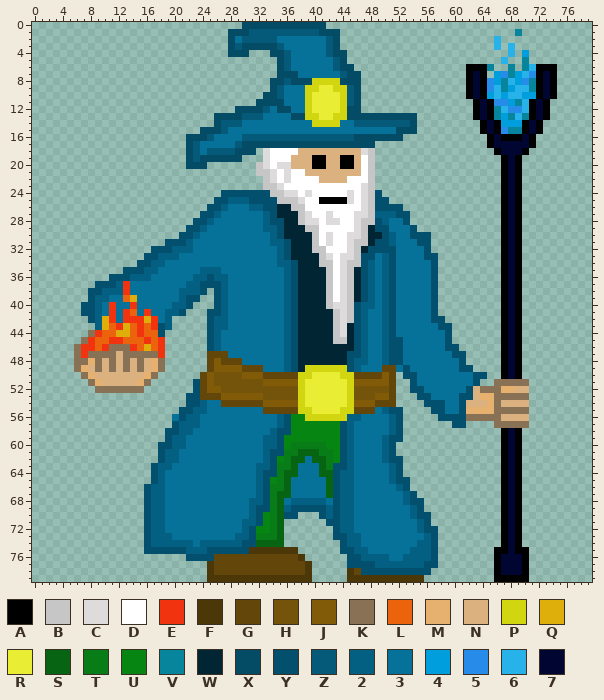
File history of a sprite sheet, Medieval_Warfare/Data/Mage.png. This is how it looked before the edit.
The file is 80x80 pixels. Colours within 5 levels of each other are drawn and written as one.
Palette (. is transparent): A #000000  B #c6c6c6  C #dddbdb  D #ffffff  E #f1340f  F #4c3709  G #62460a  H #74530b  J #815b08  K #897155  L #ec630e  M #e6b06f  N #dbb17f  P #d2d610  Q #deaf0b  R #e9ed34  S #076413  T #087d17  U #078513  V #06859c  W #012532  X #044c66  Y #02506d  Z #065a79  2 #046082  3 #077299  4 #009edc  5 #278ce9  6 #27b2e9  7 #000631
Pixels before, first column x 6:
 0 ........................XXXXXXXXXXXX.................................
 1 ......................XXXZZZZZZZZZZXXX.........................V.....
 2 ......................X3ZZZZZ3333333ZX......................6........
 3 ......................XZXXXXXZ333333ZX......................6.6......
 4 ......................XXX...XXZ33333ZXX.......................6.4....
 5 .............................XZ333333ZX......................6..V....
 6 .............................XZ333333ZXX................AAAV..V.V6AAA
 7 .............................XXX333333ZXX...............A7A.45V465A7A
 8 ............................XXZXXXPPPPXXX...............A7A54V645VA7A
 9 ............................XZ333PPRRPPZX...............A7A56V466VA7A
10 ...........................XXZ333PRRRRPZX...............A7A4646644A7A
11 ..........................XXXX333PRRRRPZX................A7A554V6A7A.
12 .......................XXXXZ3XX33PRRRRPXX................A7AV6556A7A.
13 ....................XXXXZZZ3333XXPPRRPPXXXXXXXXXX........A7AV4V6VA7A.
14 ....................XZZZ3333333333PPPP33ZZZZZZZZX.........A7A444A7A..
15 ..................XXXZ333333333333333333333333XXX.........A7A5VVA7A..
16 ................XXXZ3333ZZZZZZZZZZZZZZZZXXXXXXX............A7AAA7A...
17 ................XZ33333ZXXXXXXXXXXXXXXXXXXX................A77777A...
18 ................XZ3ZZZZXXX.CDDDDNNNNNNNNNCB.................A777A....
19 ................XZXXXXXX...CDDDNNNAANNAANDB..................A7A.....
20 ................XXX.......BCDCCNNNAANNAANDB..................A7A.....
21 ..........................BBCDCDDNNNNNNNNDB..................A7A.....
22 ...........................BCDCDDDDNNNNDDDB..................A7A.....
23 ...........................BBCDDDDDDDDDDDCB..................A7A.....
24 .....................YYYYYYYBBCCDCDDDDDCDCBY.................A7A.....
25 ....................YY222YYYYBBBCDDAAAACDCBYY................A7A.....
26 ...................YY233322YYWWBBDDDDDDDDCBYYYY..............A7A.....
27 ..................YY23333332YWWWBCDDCDDDCCB222YY.............A7A.....
28 .................YY233333332YYWWBCCDCCDDCBBY233Y.............A7A.....
29 ................YY23333333322YWWWBBDDDDDCBWYY333Y............A7A.....
30 ...............YY233333333332YWWWWBDCDDCCBWWY233YYY..........A7A.....
31 .............YYY23333333333322YWWWBDCDDCBBWYY2333YY..........A7A.....
32 ...........YYY2223333333333332YWWWBBDDDCBWYYYY3333Y..........A7A.....
33 ..........YY222333333333333332YWWWWBCDCCBYY32Y3333YY.........A7A.....
34 .........YY22333333333333333322YWWWBBDCBBY232Y33333Y.........A7A.....
35 .......YYY223333332223333333332YWWWWBDCBWY232Y33333Y.........A7A.....
36 .....YYY22233333322Y22333333332YWWWWBDCBWY232Y33333Y.........A7A.....
37 ...YYY2E3333333322YYY2333333332YWWWWBDCBWY232Y33333Y.........A7A.....
38 ..YY222E3333333222Y.Y2333333332YWWWWBDCBWY232Y33333Y.........A7A.....
39 ..Y2233LQ3333332YY..Y2333333332YWWWWBDCBWY232Y33333Y.........A7A.....
40 .YY23E33E3333322Y...Y2333333332YWWWWBCCBY2232Y33333Y.........A7A.....
41 .YY23E3EL3E3322Y...YY2333333332YWWWWWBCBY2332Y33333Y.........A7A.....
42 ..Y2QE3EEEQE32.....Y22333333332YWWWWWBCBY2332Y33333YY........A7A.....
43 ...2QLEQLELEY2.....Y22333333332YWWWWWBCWY2332Y333333YY.......A7A.....
44 ..KELLQQLELLY......Y23333333332YWWWWWBCWY2332Y3333333Y.......A7A.....
45 .KELLEELLLELE......Y23333333332YWWWWWBBWY2332YY333333Y.......A7A.....
46 KEELEKKKELQLE......Y23333333332YWWWWWWWWY2332YY333333YY......A7A.....
47 KEKKKKNKKKKKE......GGG333333332YWWWWWWWYY2332YY3333333YY.....A7A.....
48 KKMKNKNKNKNMK......GJGGG3333332YWWWWWWWY22332YY33333333Y.....A7A.....
49 KMNKNKNKNKNMK......GJJJJGGG3332YWPPPPPPY2333GG3Y3333333YY....A7A.....
50 .KMNNNNNNNMK......GJHHHHJJJGGGGGPPRRRRPPGGGGJG.YY33333333YY..A7A.....
51 ..KMNNNNNMK......YGJHHHHHHHJJJJJPRRRRRRPJJJJJG..Y33333333Y..KKKKK....
52 ...KKKKKKK.......YGJJHHHHHHHHHHHPRRRRRRPHHHHHG..YY333333YNKKKMMNN....
53 ................YYGGGJJJJJJHHHHHPRRRRRRPHHHJJG...YY3333YYNMMKKKKK....
54 ................YY233GGGGGGJJJJJPRRRRRRPJJJGGG....YYY33YNNNMKNNNN....
55 ...............YY2233333333GGGGGPPRRRRPPGGG32YY....YY33YMMMMKKKKK....
56 ..............3Y22333333333332YUUPPPPPP2233332Y.....YYYYKKKKKNNNN....
57 ..............Y222333333333332YUUUUUUUY2333332Y.......YY....KKKKK....
58 .............YY22333333333332YYUUUUUUUY2333332Y..............A7A.....
59 .............Y223333333333322YUUUUUUUUY233332YY..............A7A.....
60 ............YY223333333333322YUTTTTTUUY233332Y...............A7A.....
61 ............Y223333333333332YYTTSSSTTUY233332Y...............A7A.....
62 ............Y223333333333332YUTSS3SSTUY233332YY..............A7A.....
63 ...........Y2233333333333322YTTS333STYY2333332Y..............A7A.....
64 ...........Y233333333333332YYTSS333SSY22333332Y..............A7A.....
65 ...........Y233333333333332YUTS33333SY22333332YY.............A7A.....
66 ..........Y2233333333333332YTTS33333SY223333332Y.............A7A.....
67 ..........Y2233333333333332YTSS33333SY2233333332Y............A7A.....
68 ..........Y2233333333333322YTS3222223Y2233333332YY...........A7A.....
69 ..........Y223333333333332YYTS2YYYYY2Y22333333332Y...........A7A.....
70 ..........Y223333333333332YUTSYY...Y2Y22333333332YY..........A7A.....
71 ..........Y223333333333322YUTS......YY223333333332Y..........A7A.....
72 ..........Y22333333333332YUUTS.......Y223333333332YY.........A7A.....
73 ..........Y22233333333322YTTTS.......YY223333333332Y.........A7A.....
74 ..........Y2222223222222YYSSSS........Y223333333322Y.........A7A.....
75 ..........YYYYYY222YYYYYYFFFFFFF......YY22333333222Y........AA7AA....
76 ................YYYYGGGGGGGGGGGGF......YY2222332222Y........A777A....
77 ...................FGGGGGGGGGGGGGF.....YYYY2222222YY........A777A....
78 ...................FGGGGGGGGGGGGGF.....FGYYYYYYYYYY.........A777A....
79 ...................FFFFFFFFFFFFFFF.....FFFFFFFFFFF..........AAAAA....
Once edited:
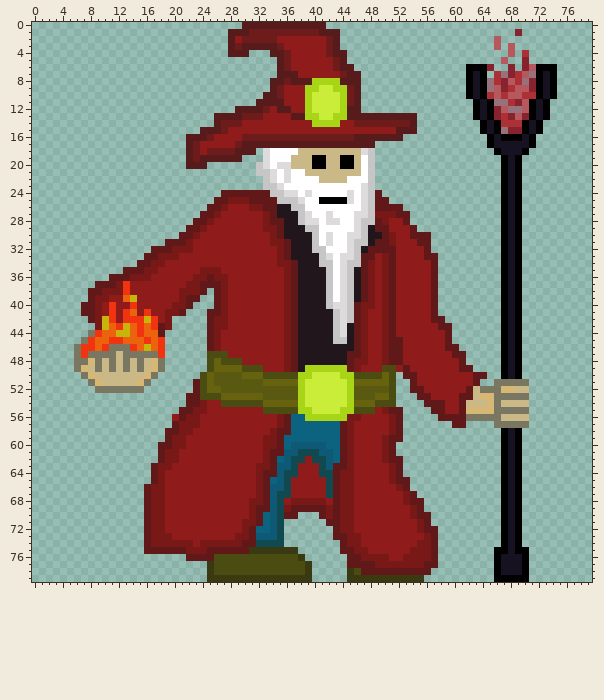
The exact change:
Colour 2 changes from #046082 to #781918.
Colour 3 changes from #077299 to #8f1b1a.
Colour 4 changes from #009edc to #ad3036.
Colour 5 changes from #278ce9 to #98727b.
Colour 6 changes from #27b2e9 to #b6595f.
Colour 7 changes from #000631 to #171221.
Colour F changes from #4c3709 to #3a3a12.
Colour G changes from #62460a to #4a4c12.
Colour H changes from #74530b to #5a5911.
Colour J changes from #815b08 to #66620d.
Colour K changes from #897155 to #797662.
Colour M changes from #e6b06f to #d6b874.
Colour N changes from #dbb17f to #cab886.
Colour P changes from #d2d610 to #a8d616.
Colour Q changes from #deaf0b to #c7b50b.
Colour R changes from #e9ed34 to #c9ed39.
Colour S changes from #076413 to #10494f.
Colour T changes from #087d17 to #0e5a76.
Colour U changes from #078513 to #0b6380.
Colour V changes from #06859c to #87232f.
Colour W changes from #012532 to #20161b.
Colour X changes from #044c66 to #581b1c.
Colour Y changes from #02506d to #601819.
Colour Z changes from #065a79 to #6e1b1b.
Boxes around the changes in both pictures, in picture pixels (x1, y1, x2, y2):
changed: (74, 22, 550, 582)
